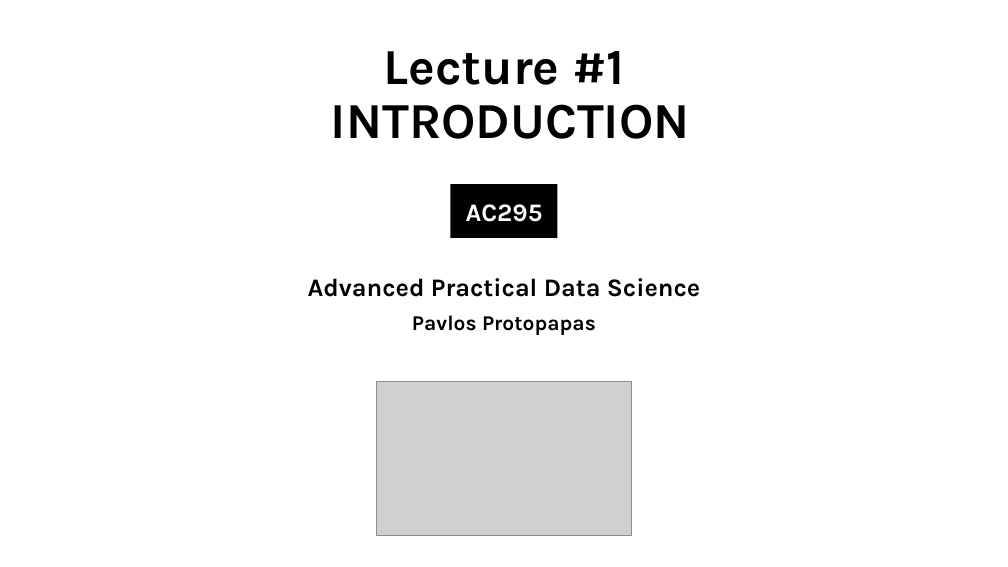
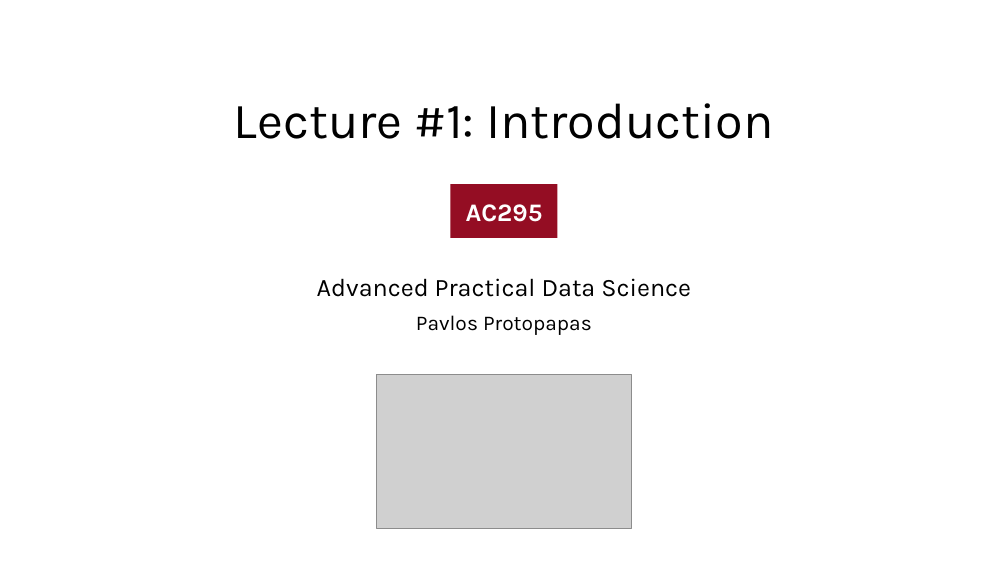
Before and after one commit to Harvard-IACS/2020-AC295, a slide deck: slide 1 of content/lectures/lecture1/presentation/lecture1_draft.pptx. Drawn at 1008x567 pixels with LibreOffice and Linux fonts; fonts in the diff are those of the drawing; grey boxes stand for pictures. Boxes give left, top, right and bottom in pixels: in the first picture for what was removed or moved away, otherwise in the second. Text is boxed around its words. In the diff, an @@ line names an element or a change of style, - is before the commit and + after.

```diff
--- a/content/lectures/lecture1/presentation/lecture1_draft.pptx
+++ b/content/lectures/lecture1/presentation/lecture1_draft.pptx
@@ title at bbox=[234, 103, 773, 139]: text changed; bold off @@
-Lecture #1
-INTRODUCTION
+Lecture #1: Introduction
@@ rectangle at bbox=[451, 185, 558, 238]: fill #000000 to #940D23 @@
@@ subtitle at bbox=[317, 278, 691, 335]: bold off in "Advanced Practical Data Science", "Pavlos Protopapas" @@
@@ picture: place and size @@
-picture at bbox=[377, 382, 631, 535]
+picture at bbox=[377, 375, 631, 529]
```
Also in this commit, not shown: 2 other slides changed, 9 slides added, 3 slides removed, 2 other files.
